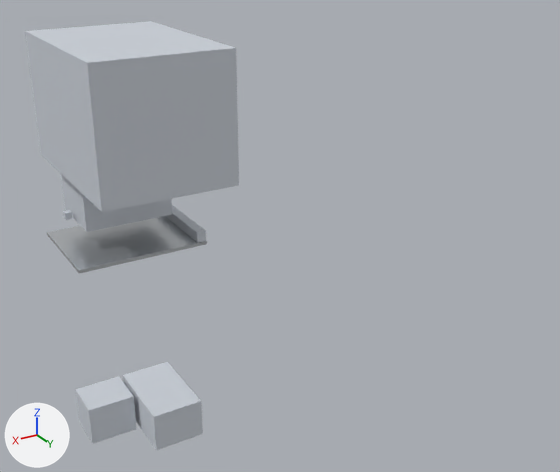
One commit to the glTF model otonom/hat3d/modul_K.glb: the scene before it, then after it.
One viewpoint serves both versions: a 50 mm camera at (5.32, 3.24, 2.49) aimed at (3.59, 0.36, 1.05). The axes (+X, +Y, +Z) are drawn at lower left. The lights are the same throughout. The first picture is the older version.

In view in the first picture: 'K_BICAK', 'K_ICECEK_YEDEK', 'K_ITICI', 'K_KART', 'K_PLAKA', 'K_YAG' and 1 more.
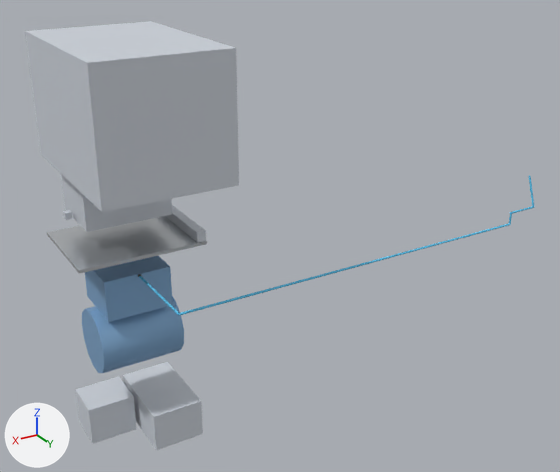
Changed parts and their boxes [x1, y1, x2, y2] in the pictures (560 x 472 px):
'HAVA_KOMPRESOR__kompresor', added (blue): after [82, 256, 184, 373]
'HAVA_KOMPRESOR__hava_ana', added: after [139, 176, 534, 315]

The change in detail:
Material 'MK_HAVA_KOMPRESOR__kompresor' (mat_mk_hava_kompresor__kompresor) is new.
Its base color is (0.25, 0.45, 0.7) (blue #89b3da).
Its metallic is 0.3.
Material 'MK_HAVA_KOMPRESOR__hava_ana' (mat_mk_hava_kompresor__hava_ana) is new.
Its base color is (0.1, 0.55, 0.85) (cyan #59c4ed).
Mesh me_hava_kompresor__kompresor is new.
It consists of a 13-sided cylinder along x spanning x 4.11..4.49, y 0.081..0.379, z 0.544..0.84; a box spanning x 4.15..4.45, y 0.08..0.36, z 0.84..1.03.
It uses material mat_mk_hava_kompresor__kompresor (blue #89b3da).
Mesh me_hava_kompresor__hava_ana is new.
It has 292 vertices, 560 faces and spans x 2.37..4.3, y 0.38..0.8, z 1.03..1.25.
It uses material mat_mk_hava_kompresor__hava_ana (cyan #59c4ed).
Object 'HAVA_KOMPRESOR__kompresor' (ob_hava_kompresor__kompresor) is new; it shows me_hava_kompresor__kompresor.
Its location is (0.0, 0.0, 0.0).
Object 'HAVA_KOMPRESOR__hava_ana' (ob_hava_kompresor__hava_ana) is new; it shows me_hava_kompresor__hava_ana.
Its location is (0.0, 0.0, 0.0).
